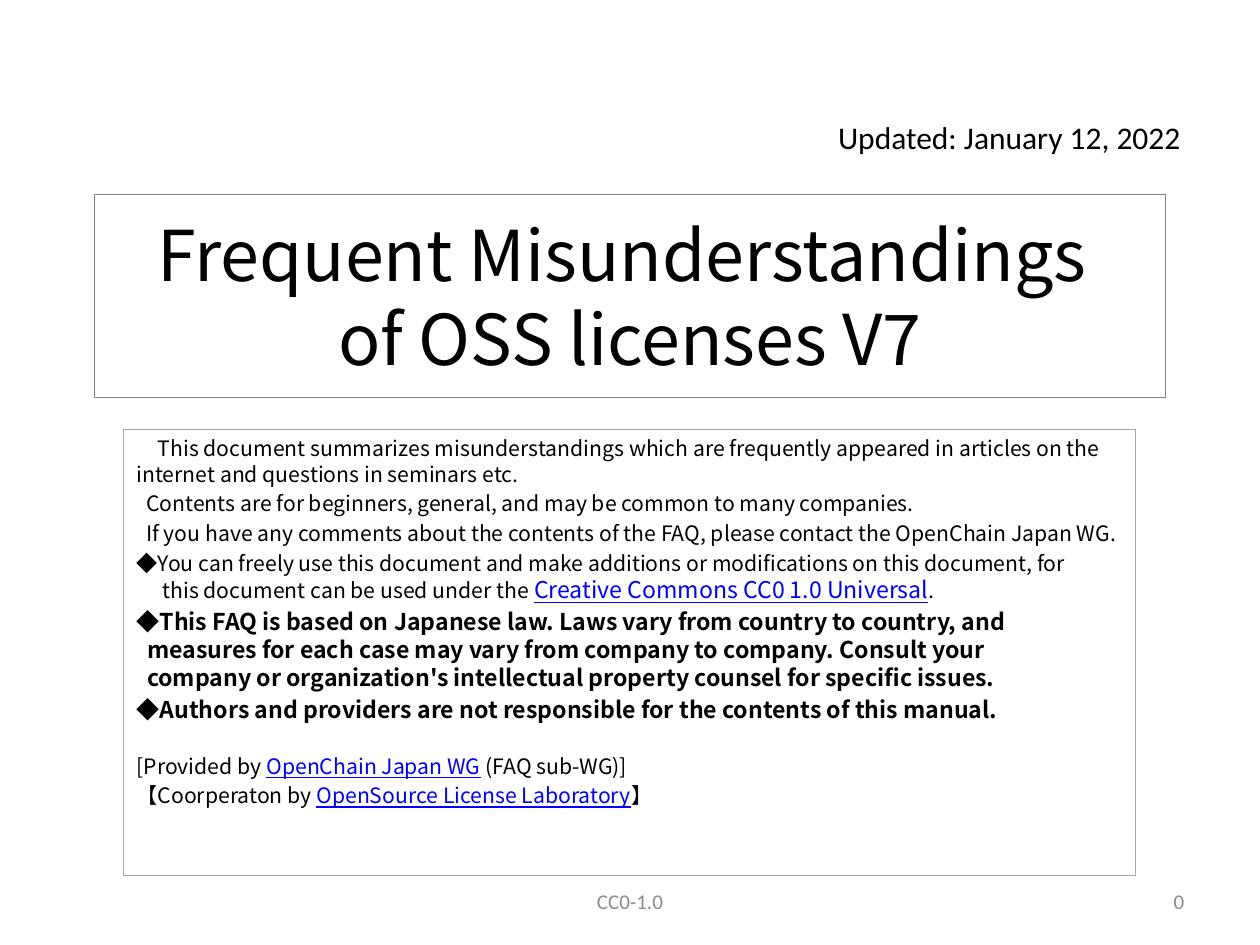
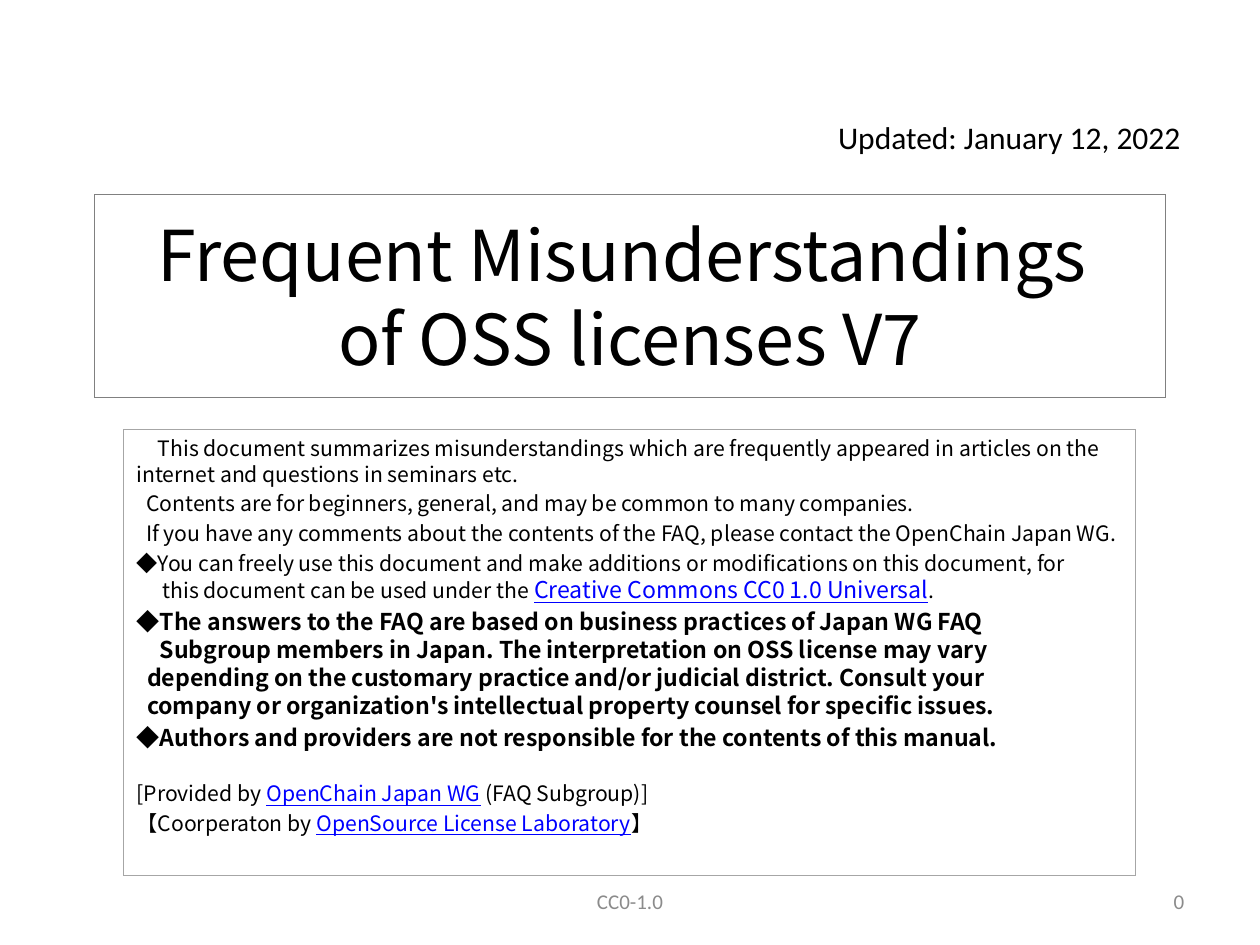
Before and after one commit to OpenChain-Project/OpenChain-JWG, a slide deck: slide 1 of Education_Material/FAQ/Misunderstandings_of_OSS_licenses_CC0.pptx. Drawn at 1260x945 pixels with LibreOffice and Linux fonts; fonts in the diff are those of the drawing. Boxes give left, top, right and bottom in pixels: in the first picture for what was removed or moved away, otherwise in the second. Text is boxed around its words. In the diff, an @@ line names an element or a change of style, - is before the commit and + after.

```diff
--- a/Education_Material/FAQ/Misunderstandings_of_OSS_licenses_CC0.pptx
+++ b/Education_Material/FAQ/Misunderstandings_of_OSS_licenses_CC0.pptx
@@ subtitle at bbox=[137, 610, 994, 719]: text changed @@
-◆This FAQ is based on Japanese law. Laws vary from country to country, and
-measures for each case may vary from company to company. Consult your
-company or organization's intellectual property counsel for specific issues.
+◆The answers to the FAQ are based on business practices of Japan WG FAQ
+Subgroup members in Japan. The interpretation on OSS license may vary
+depending on the customary practice and/or judicial district. Consult your
+company or organization's intellectual property counsel for specific issues.
@@ subtitle at bbox=[137, 784, 649, 807]: text changed @@
-[Provided by OpenChain Japan WG (FAQ sub-WG)]
+[Provided by OpenChain Japan WG (FAQ Subgroup)]
```
